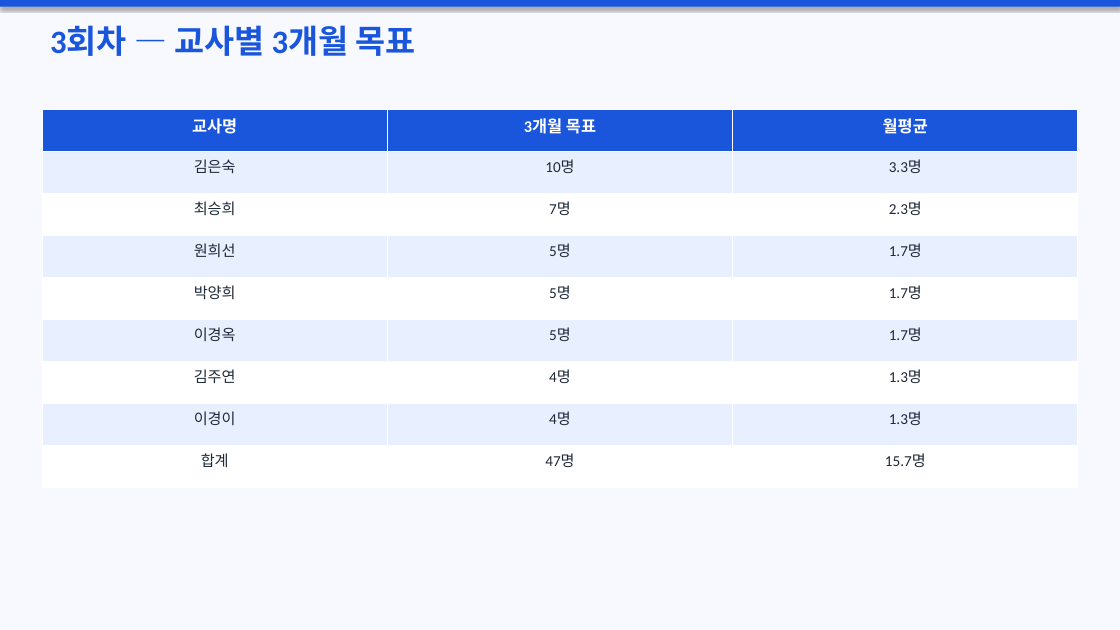
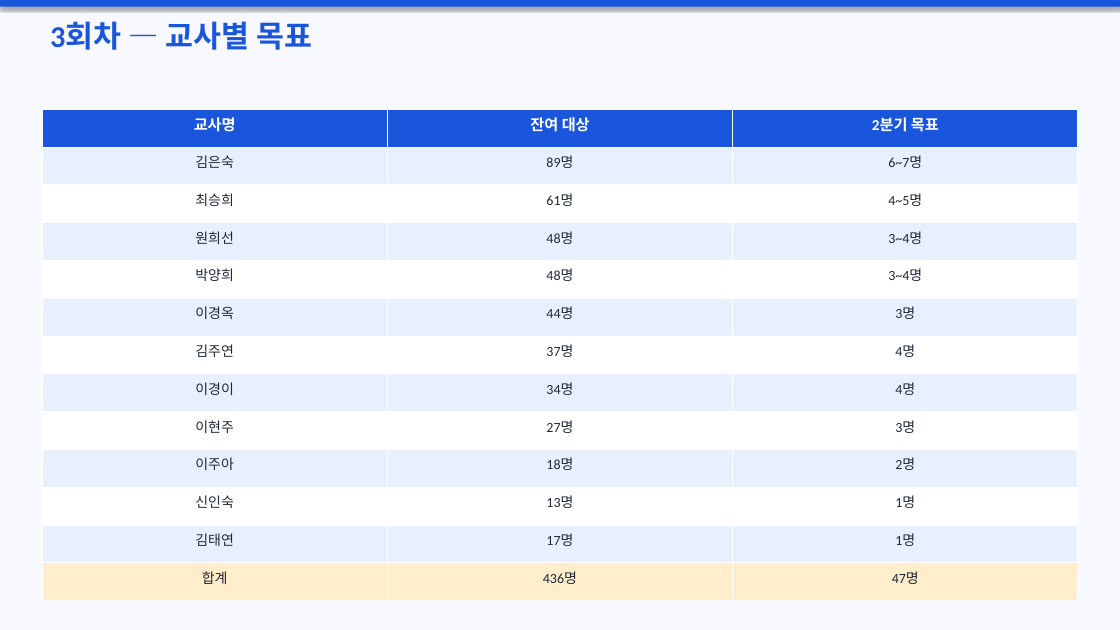
Before and after one commit to kimjungsul/kumon-masta-training, a slide deck: slide 10 of 마스타_교사교육안.pptx. Drawn at 1120x630 pixels with LibreOffice and Linux fonts; fonts in the diff are those of the drawing. Boxes give left, top, right and bottom in pixels: in the first picture for what was removed or moved away, otherwise in the second. Text is boxed around its words. In the diff, an @@ line names an element or a change of style, - is before the commit and + after.

```diff
--- a/마스타_교사교육안.pptx
+++ b/마스타_교사교육안.pptx
@@ text at box(50, 21, 312, 50): text changed; size 28 to 26 pt @@
-3회차 — 교사별 3개월 목표
+3회차 — 교사별 목표
@@ table at box(42, 109, 1078, 601) @@
-row 1: 교사명 | 3개월 목표 | 월평균
-row 2: 김은숙 | 10명 | 3.3명
-row 3: 최승희 | 7명 | 2.3명
-row 4: 원희선 | 5명 | 1.7명
-row 5: 박양희 | 5명 | 1.7명
-row 6: 이경옥 | 5명 | 1.7명
-row 7: 김주연 | 4명 | 1.3명
-row 8: 이경이 | 4명 | 1.3명
-row 9: 합계 | 47명 | 15.7명
+row 1: 교사명 | 잔여 대상 | 2분기 목표
+row 2: 김은숙 | 89명 | 6~7명
+row 3: 최승희 | 61명 | 4~5명
+row 4: 원희선 | 48명 | 3~4명
+row 5: 박양희 | 48명 | 3~4명
+row 6: 이경옥 | 44명 | 3명
+row 7: 김주연 | 37명 | 4명
+row 8: 이경이 | 34명 | 4명
+row 9: 이현주 | 27명 | 3명
+row 10: 이주아 | 18명 | 2명
+row 11: 신인숙 | 13명 | 1명
+row 12: 김태연 | 17명 | 1명
+row 13: 합계 | 436명 | 47명
```
Also in this commit, not shown: 16 other slides changed, 7 slides added, 1 slide removed, 1 other file.
